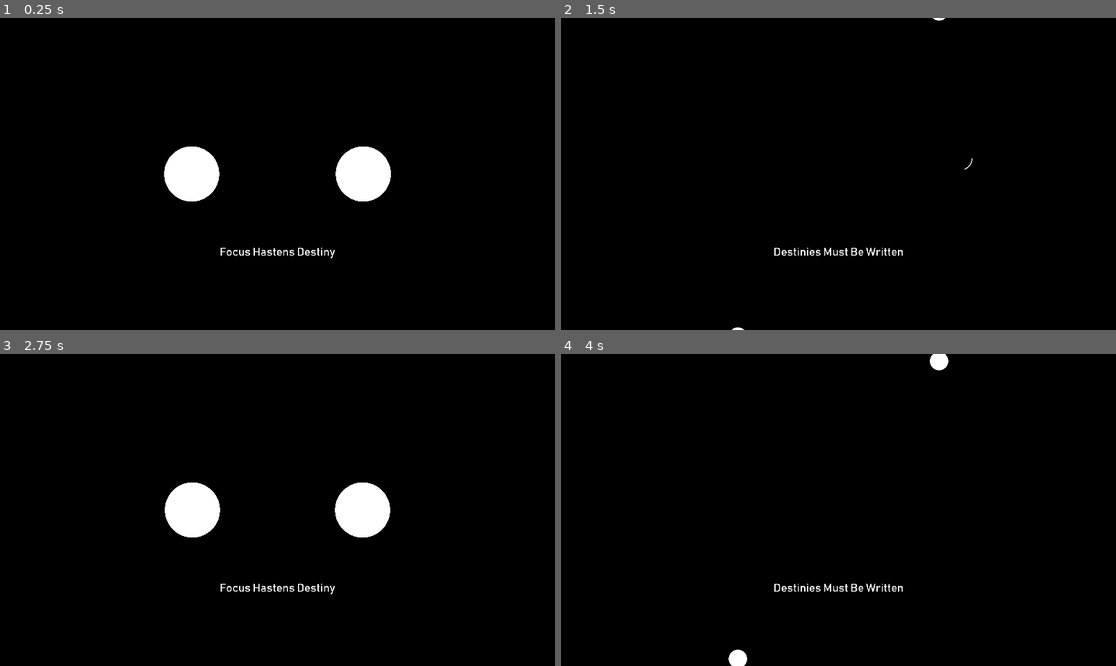
Above: before the commit, frames 1-4 (two rows, left to right).
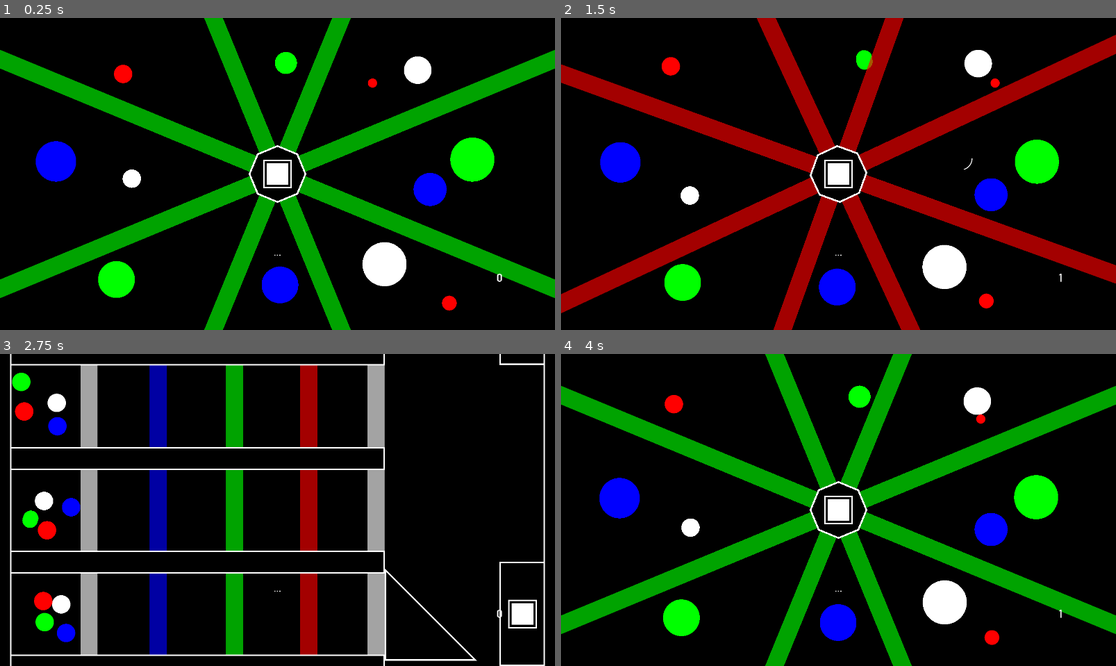
Above: after the commit, the same moments.

Repository: Dark-Gran/Spirit-Circles
Game: Godot game, scene res://src/Main.tscn
The game is run twice, just before and just after one commit, with the same random seed, the same clock (stepped at 60 frames per second) and the same inputs.
Inputs (mouse positions are in pixels of both pictures, inside the frame that each line leads up to):
- Up to frame 1 (0.25 s): no input
- Up to frame 2 (1.5 s): click (838, 174) at 0.52 s; move the mouse to (960, 158) at 1.27 s; press the mouse at (960, 158) at 1.28 s; hold Right (ui_right) from 1.28 s (still down)
- Up to frame 3 (2.75 s): tap Space (ui_accept) at 1.52, 1.55, 1.82, 2.1, 2.27, 2.57 s; move the mouse to (166, 525) at 2.02 s; release Right (ui_right) at 2.03 s; release the mouse at (166, 525) at 2.03 s; hold Left (ui_left) from 2.03 s (still down); click (166, 525) at 2.3 s
- Up to frame 4 (4 s): move the mouse to (894, 441) at 2.77 s; release Left (ui_left) at 2.78 s; press the mouse at (894, 441) at 2.78 s; hold Right (ui_right) from 2.78 s (still down); tap Space (ui_accept) at 3.05, 3.77 s; move the mouse to (810, 572) at 3.52 s; release the mouse at (810, 572) at 3.53 s; click (810, 572) at 3.6 s

The runs differ from the first frame. In frame 1, 26% of the frame differs, in the area x 0-100%, y 0-100%; in frame 2, 23%; in frame 3, 20%; in frame 4, 23%.

Commit message:
various updates (eg. red beam debug)

Diff:
--- a/src/Main.gd
+++ b/src/Main.gd
@@ -21,3 +21,6 @@
 	current_scene = s.instance()
 	get_tree().get_root().add_child(current_scene)
 	get_tree().set_current_scene(current_scene)
+
+func bodies_collide_with_motion(a, b, motion_a, motion_b):
+	return a.get_node("CollisionShape2D").shape.collide_with_motion(a.get_node("CollisionShape2D").global_transform, motion_a, b.get_node("CollisionShape2D").shape, b.get_node("CollisionShape2D").global_transform, motion_b)
--- a/src/world/Circle.gd
+++ b/src/world/Circle.gd
@@ -109,22 +109,22 @@
 	# Reset breakability
 	if unbreakable && grow_buffer == 0:
 		unbreakable = false
+		$CollisionShape2D.disabled = false
 		stuck_timer = 0
 	# Reset collison-exceptions
-	if ignored_while_overlapping.size() > 0:
-		var not_to_ignore_anymore = Array()
-		for i in ignored_while_overlapping:
-			if i.is_in_group("circles"):
-				if !merging_away && !circles_overlap(self, i):
-					not_to_ignore_anymore.append(i)
-			else:
-				if i.get_node_or_null("CollisionShape2D") != null:
-					if !bodies_collide_with_motion(self, i, velocity*delta, Vector2.ZERO):
+	if grow_buffer == 0: # possibly in-future: debug red beams without this line (note: issues with collide_with_motion()/overlaps_body()?)
+		if ignored_while_overlapping.size() > 0:
+			var not_to_ignore_anymore = Array()
+			for i in ignored_while_overlapping:
+				if i.is_in_group("circles"):
+					if merging_away || !circles_overlap(self, i):
 						not_to_ignore_anymore.append(i)
-						if i.is_in_group("beams"):
-							i.circles_inside.erase(self)
-		for i in not_to_ignore_anymore:
-			remove_from_ignore_while_overlapping(i)
+				else:
+					if !$StuckDetector.overlaps_body(i):
+					#if i.get_node_or_null("CollisionShape2D") != null && !Main.bodies_collide_with_motion(self, i, Vector2.ZERO, Vector2.ZERO):
+						not_to_ignore_anymore.append(i)
+			for i in not_to_ignore_anymore:
+				remove_from_ignore_while_overlapping(i)
 	# RayCast
 	if world.get_rays_enabled():
 		var cast = velocity*PREDICTION_DISTANCE
@@ -197,9 +197,6 @@
 func should_ignore_collision(a, b):
 	return "color_type" in a && "color_type" in b && (a.color_type == b.color_type || a.color_type == ColorType.RED || b.color_type == ColorType.RED)
 
-func bodies_collide_with_motion(a, b, motion_a, motion_b):
-	return a.get_node("CollisionShape2D").shape.collide_with_motion(a.get_node("CollisionShape2D").global_transform, motion_a, b.get_node("CollisionShape2D").shape, b.get_node("CollisionShape2D").global_transform, motion_b)
-
 func collide(collision):
 	var collider = collision.collider
 	if collider.is_in_group("circles"):
@@ -207,10 +204,11 @@
 			var humbled = size <= collider.size
 			# Merge
 			if color_type == collider.color_type:
-				if humbled:
-					collider.mergeIn(self)
-				else:
-					mergeIn(collider)
+				if !collider.unbreakable && !unbreakable:
+					if humbled:
+						collider.mergeIn(self)
+					else:
+						mergeIn(collider)
 			# Split
 			elif color_type == ColorType.RED || collider.color_type == ColorType.RED:
 				if humbled:
@@ -307,10 +305,15 @@
 		new_circle.add_to_ignore_while_overlapping(splitter)
 		if splitter.is_in_group("circles"):
 			splitter.add_to_ignore_while_overlapping(new_circle)
+		if collider.is_in_group("beams"):
+			collider.add_circle_inside(new_circle)
+			collider.add_circle_inside(toSplit)
 		return new_circle
 	else: # Redirect toSplit if too small
 		toSplit.angle = mid_angle
 		toSplit.refresh()
+		if collider.is_in_group("beams"):
+			collider.add_circle_inside(toSplit)
 		return null
 
 func split_on_stuck(overlaps):
@@ -335,6 +338,8 @@
 	ignored_while_overlapping.erase(i)
 	if !i.is_in_group("circles"):
 		i.remove_collision_exception_with(self)
+		if i.is_in_group("beams"):
+			i.circles_inside.erase(self)
 
 # REFRESHERS
 
--- a/src/world/World.gd
+++ b/src/world/World.gd
@@ -6,6 +6,7 @@
 const SCREEN_CHECK = 50
 var screen_checker = SCREEN_CHECK
 
+var ready = false
 var PC = preload("res://src/world/PlayerCircle.tscn")
 var PlayerCircle
 const PC_WAIT = 1
@@ -22,7 +23,7 @@
 func _ready():
 	$DebugGUI/FPS.visible = false
 	enable_continue(false)
-	level_id = 1
+	level_id = 20
 	move_to_level(level_id)
 
 func reload_level():
@@ -39,6 +40,7 @@
 	move_to_level(level_id+change)
 
 func move_to_level(id):
+	ready = false
 	var base = "res://src/world/levels/Level_" # 001.tscn
 	var idstr = String(id)
 	match idstr.length():
@@ -51,6 +53,8 @@
 		unload_level()
 		level_id = id
 		call_deferred("load_level", path)
+	else:
+		ready = true
 
 func load_level(path):
 	var Level = load(path).instance()
@@ -61,6 +65,7 @@
 		level_time = 0
 		screen_checker = SCREEN_CHECK
 		$GUI/Stopwatch.visible = $Level.Stopwatch_enabled
+	ready = true
 
 func unload_level():
 	pc_accumulator = 0
@@ -99,34 +104,35 @@
 # World Steps
 
 func _input(event):
-	# Player Circle
-	if get_node_or_null("Level") != null:
-		if InputMap.event_is_action(event, "ui_select"):
-			if !has_node("PlayerCircle"):
-				if !event.is_pressed():
-					if pc_accumulator >= PC_WAIT:
-						spawn_pc(get_viewport().get_mouse_position())
+	if ready:
+		# Player Circle
+		if get_node_or_null("Level") != null:
+			if InputMap.event_is_action(event, "ui_select"):
+				if !has_node("PlayerCircle"):
+					if !event.is_pressed():
+						if pc_accumulator >= PC_WAIT:
+							spawn_pc(get_viewport().get_mouse_position())
+						pc_accumulator = 0
+					pc_linger = false
+				elif Geometry.is_point_in_circle(get_viewport().get_mouse_position(), $PlayerCircle.position, Main.PC_RADIUS):
+					release_pc()
 					pc_accumulator = 0
-				pc_linger = false
-			elif Geometry.is_point_in_circle(get_viewport().get_mouse_position(), $PlayerCircle.position, Main.PC_RADIUS):
-				release_pc()
-				pc_accumulator = 0
-				pc_linger = true
-	# Controls
-	if event.is_pressed():
-		if InputMap.event_is_action(event, "ui_left"):
-			switch_level(false)
-		elif InputMap.event_is_action(event, "ui_right"):
-			switch_level(true)
-		elif InputMap.event_is_action(event, "ui_reload"):
-			reload_level()
-		elif InputMap.event_is_action(event, "ui_fps"):
-			$DebugGUI/FPS.visible = !$DebugGUI/FPS.visible
-		elif InputMap.event_is_action(event, "ui_accept"):
-			if won:
-				_on_Continue_button_up()
-		elif InputMap.event_is_action(event, "toggle_fullscreen"):
-			OS.window_fullscreen = !OS.window_fullscreen
+					pc_linger = true
+		# Controls
+		if event.is_pressed():
+			if InputMap.event_is_action(event, "ui_left"):
+				switch_level(false)
+			elif InputMap.event_is_action(event, "ui_right"):
+				switch_level(true)
+			elif InputMap.event_is_action(event, "ui_reload"):
+				reload_level()
+			elif InputMap.event_is_action(event, "ui_fps"):
+				$DebugGUI/FPS.visible = !$DebugGUI/FPS.visible
+			elif InputMap.event_is_action(event, "ui_accept"):
+				if won:
+					_on_Continue_button_up()
+			elif InputMap.event_is_action(event, "toggle_fullscreen"):
+				OS.window_fullscreen = !OS.window_fullscreen
 
 func _process(delta):
 	# LevelName
--- a/src/world/levels/Level.gd
+++ b/src/world/levels/Level.gd
@@ -15,6 +15,11 @@
 	c.angle = angle
 	c.size = size
 	c.grow_buffer = buffer
+	c.get_node("CollisionShape2D").disabled = true
 	$Circles.add_child(c)
 	c.refresh()
+	#if get_node_or_null("Statics/Beams") != null:
+	#	for beam in $Statics/Beams.get_children():
+	#		if Main.bodies_collide_with_motion(c, beam, Vector2.ZERO, Vector2.ZERO):
+	#			beam.circles_inside.append(c)
 	return c
--- a/src/world/levels/Level_015.tscn
+++ b/src/world/levels/Level_015.tscn
@@ -15,7 +15,6 @@
 
 [node name="Circle" parent="Circles" instance=ExtResource( 1 )]
 position = Vector2( 188.007, 293.231 )
-color_type = 3
 angle = 210
 size = 10.0
 
@@ -46,8 +45,7 @@
 angle = 100
 
 [node name="Circle7" parent="Circles" instance=ExtResource( 1 )]
-position = Vector2( 1234.76, 852.223 )
-color_type = 3
+position = Vector2( 1234.76, 849.845 )
 angle = 185
 size = 8.0
 
@@ -59,7 +57,6 @@
 
 [node name="Circle9" parent="Circles" instance=ExtResource( 1 )]
 position = Vector2( 268.786, 608.566 )
-color_type = 3
 
 [node name="Circle10" parent="Circles" instance=ExtResource( 1 )]
 position = Vector2( 1165.2, 306.184 )
--- a/src/world/obstacles/Beam.gd
+++ b/src/world/obstacles/Beam.gd
@@ -26,7 +26,7 @@
 	# Check circles
 	var to_remove = Array()
 	for c in circles_inside:
-		if c.merging_away:
+		if c.merging_away || c == null:
 			to_remove.append(c)
 		elif c.color_type != color_type:
 			c.remove_collision_exception_with(self)
@@ -34,7 +34,7 @@
 			var collision = c.move_and_collide(Vector2.ZERO, true, true, true)
 			c.add_collision_exception_with(self)
 			add_collision_exception_with(c)
-			if collision:
+			if collision && collision.collider == self:
 				c.collide(collision)
 	for c in to_remove:
 		circles_inside.erase(c)
--- a/src/world/obstacles/Rotatable.gd
+++ b/src/world/obstacles/Rotatable.gd
@@ -20,7 +20,7 @@
 			rotation = deg2rad(round(current_state))
 		else:
 			var rot = ROT_SPEED * delta
-			if reversed || (!reversed && current_state > upcoming_state && (options.size() == 2 || upcoming_state >= 0)):
+			if (reversed && options.size() > 2) || (!reversed && options.size() == 2 && current_state > upcoming_state):
 				rot *= -1
 			rotate(deg2rad(rot))
 			current_state = rad2deg(transform.get_rotation())
